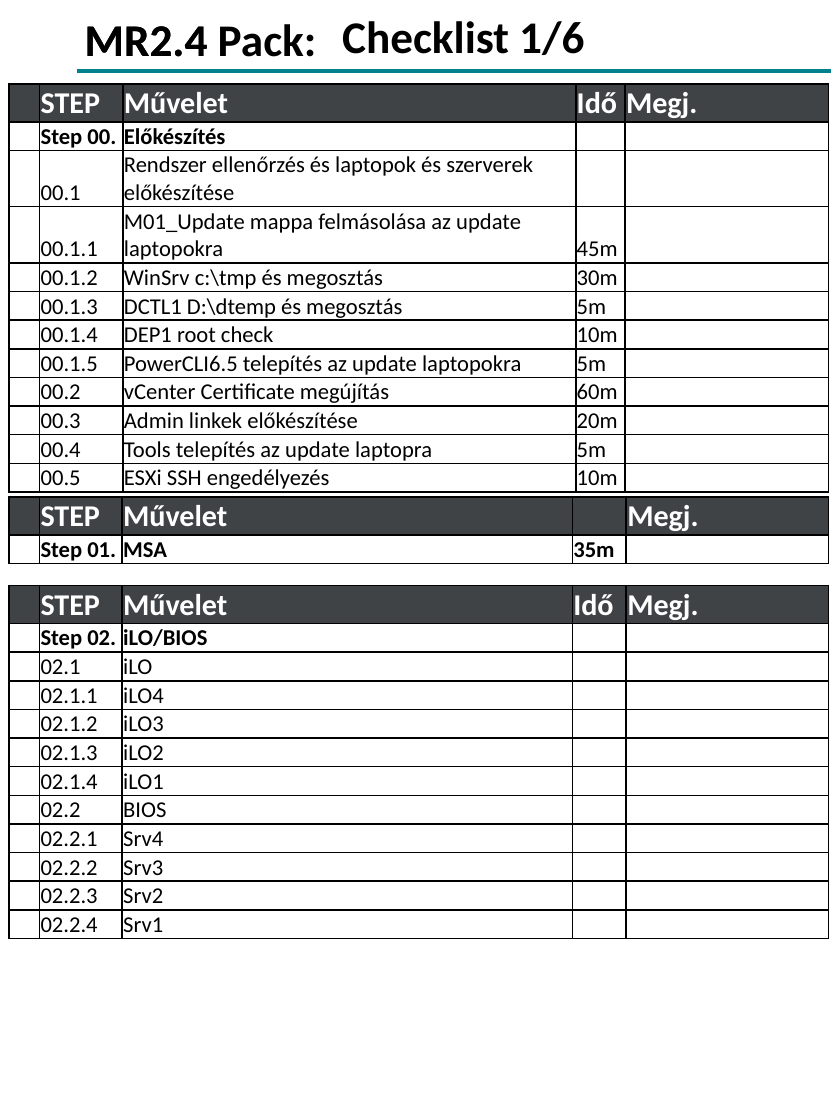
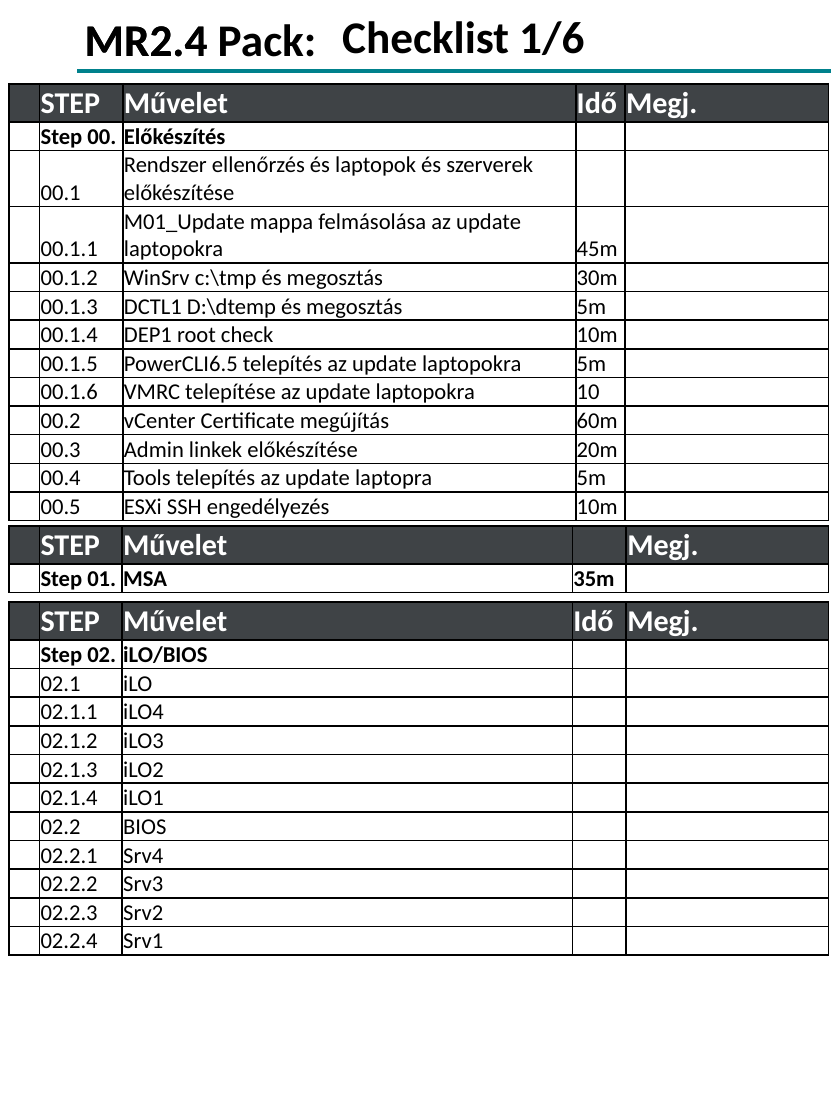
Before and after one commit to devilinside71/Onyx-Boox-Air-2-Plus-Templates, a slide deck: slide 2 of MR2.4/MR2.4_Full_v02.pptx. Drawn at 840x1120 pixels with LibreOffice and Linux fonts; fonts in the diff are those of the drawing; background and template pictures are left out. Boxes give left, top, right and bottom in pixels: in the first picture for what was removed or moved away, otherwise in the second. Text is boxed around its words. In the diff, an @@ line names an element or a change of style, - is before the commit and + after.

```diff
--- a/MR2.4/MR2.4_Full_v02.pptx
+++ b/MR2.4/MR2.4_Full_v02.pptx
@@ table at (9, 84, 829, 525) @@
+row 9:  | 00.1.6 | VMRC telepítése az update laptopokra | 10 | 
@@ table: place and size @@
-table at (9, 497, 831, 568)
+table at (9, 525, 831, 597)
@@ table: place and size @@
-table at (9, 585, 831, 943)
+table at (9, 601, 831, 959)
```
Also in this commit, not shown: 1 other file.
